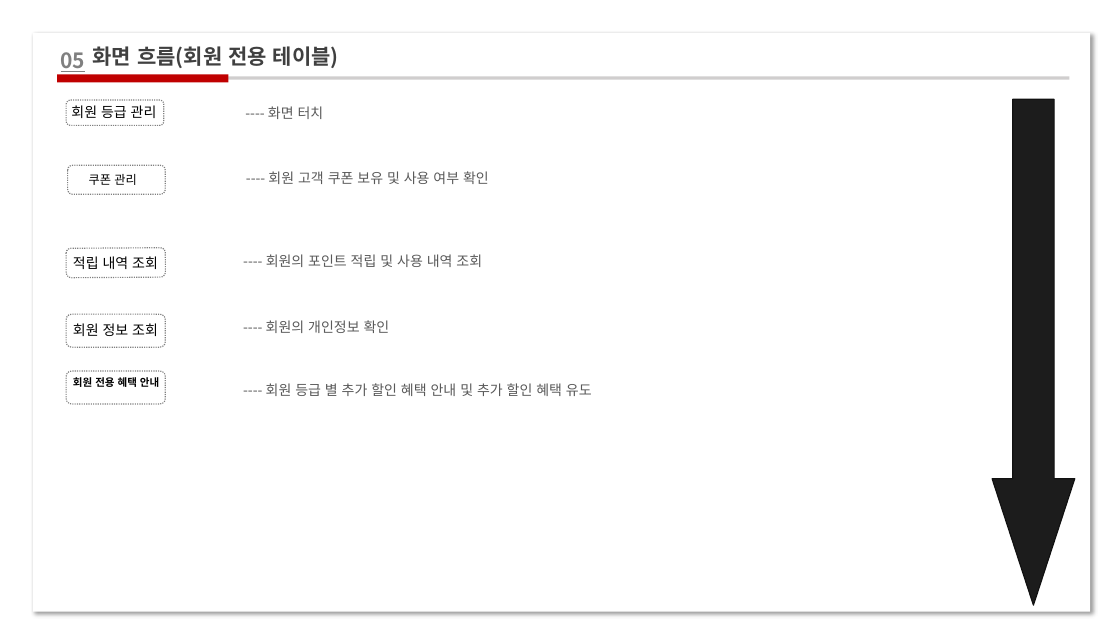
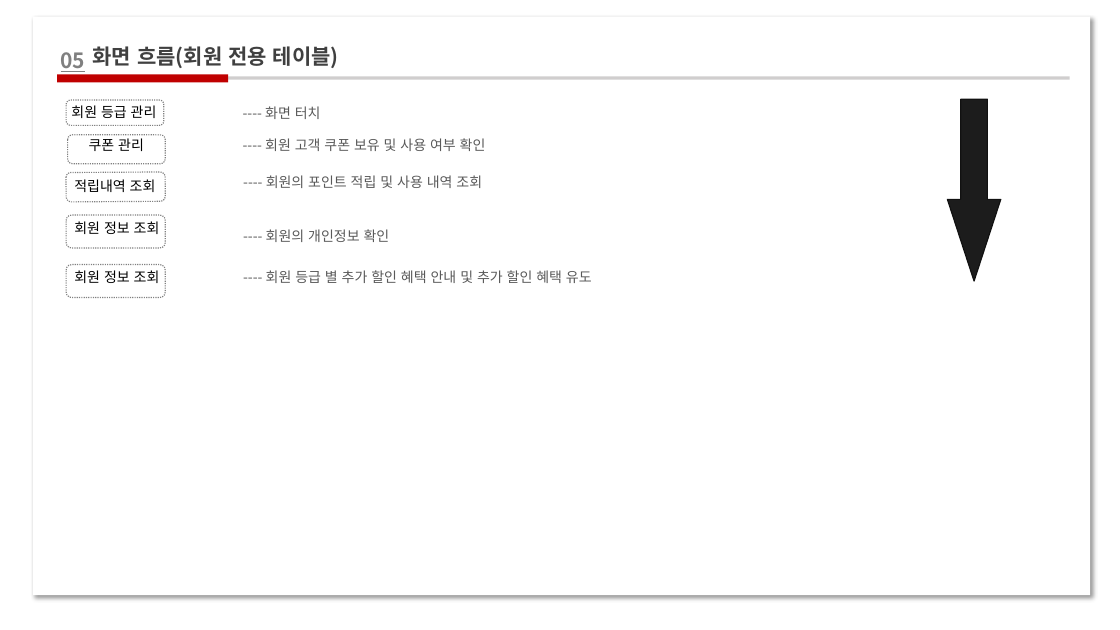
Before and after one commit to 2605-training-team01/project01, a slide deck: slide 2 of docs/아카팀플0608.pptx. Drawn at 1120x630 pixels with LibreOffice and Linux fonts; fonts in the diff are those of the drawing; grey boxes stand for pictures. Boxes give left, top, right and bottom in pixels: in the first picture for what was removed or moved away, otherwise in the second. Text is boxed around its words. In the diff, an @@ line names an element or a change of style, - is before the commit and + after.

Commit message:
PPT 수정

```diff
--- a/docs/아카팀플0608.pptx
+++ b/docs/아카팀플0608.pptx
@@ rectangle: place and size @@
-rectangle at box(33, 33, 1091, 612)
+rectangle at box(33, 17, 1091, 596)
@@ down arrow added at box(948, 99, 1002, 281), fill #1C1C1C, outline #111111 0.99 pt @@
@@ down arrow removed at box(992, 99, 1075, 605) @@
@@ rounded rectangle: place and size @@
-rounded rectangle at box(66, 371, 166, 404)
+rounded rectangle at box(68, 135, 166, 164)
@@ text at box(89, 138, 144, 151): size 10.5 to 12 pt in "쿠폰 관리" @@
@@ text "---- 회원 고객 쿠폰 보유 ...": place and size @@
-text "---- 회원 고객 쿠폰 보유 ..." at box(268, 171, 489, 184)
+text "---- 회원 고객 쿠폰 보유 ..." at box(265, 138, 486, 151)
@@ rounded rectangle at box(66, 172, 166, 202): rotation 0 to 359 degrees @@
@@ text added at box(74, 179, 156, 192), 12 pt, text #000000 @@
+적립내역 조회
@@ text "---- 회원의 포인트 적립 및 ...": place and size @@
-text "---- 회원의 포인트 적립 및 ..." at box(266, 254, 482, 267)
+text "---- 회원의 포인트 적립 및 ..." at box(266, 175, 482, 188)
@@ rounded rectangle: place and size @@
-rounded rectangle at box(66, 314, 166, 347)
+rounded rectangle at box(66, 215, 166, 248)
@@ text added at box(74, 221, 160, 234), 12 pt, text #000000 @@
+회원 정보 조회
@@ text "---- 회원의 개인정보 확인": place and size @@
-text "---- 회원의 개인정보 확인" at box(266, 320, 390, 333)
+text "---- 회원의 개인정보 확인" at box(266, 229, 390, 242)
@@ rounded rectangle at box(66, 265, 166, 297): rotation 359 to 0 degrees @@
@@ text at box(73, 256, 159, 389): paragraphs removed @@
-적립 내역 조회
-회원 정보 조회
-회원 전용 혜택 안내
@@ text "---- 회원 등급 별 추가 ...": place and size @@
-text "---- 회원 등급 별 추가 ..." at box(266, 383, 592, 396)
+text "---- 회원 등급 별 추가 ..." at box(266, 270, 592, 283)
@@ text added at box(74, 270, 160, 283), 12 pt, text #000000 @@
+회원 정보 조회
```
